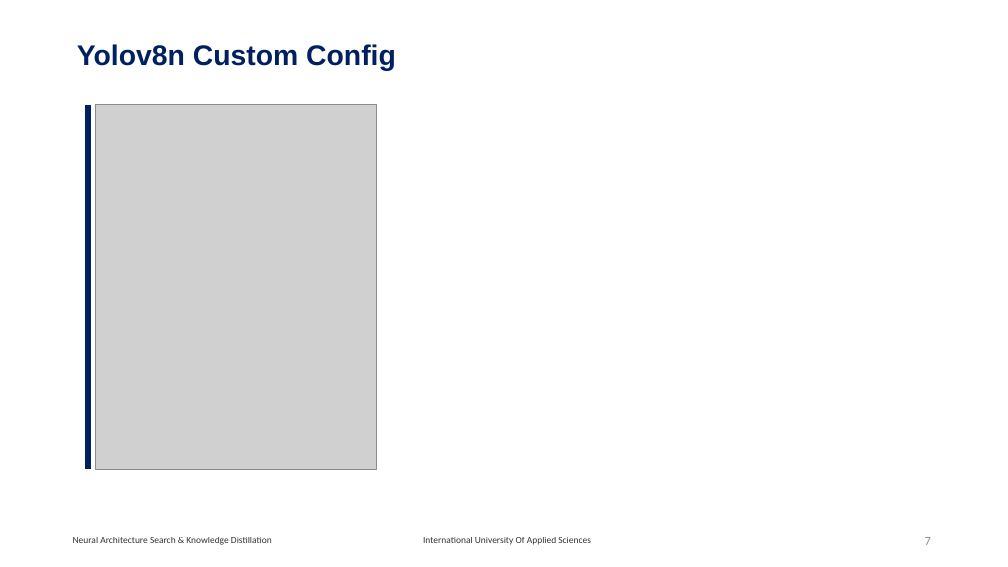
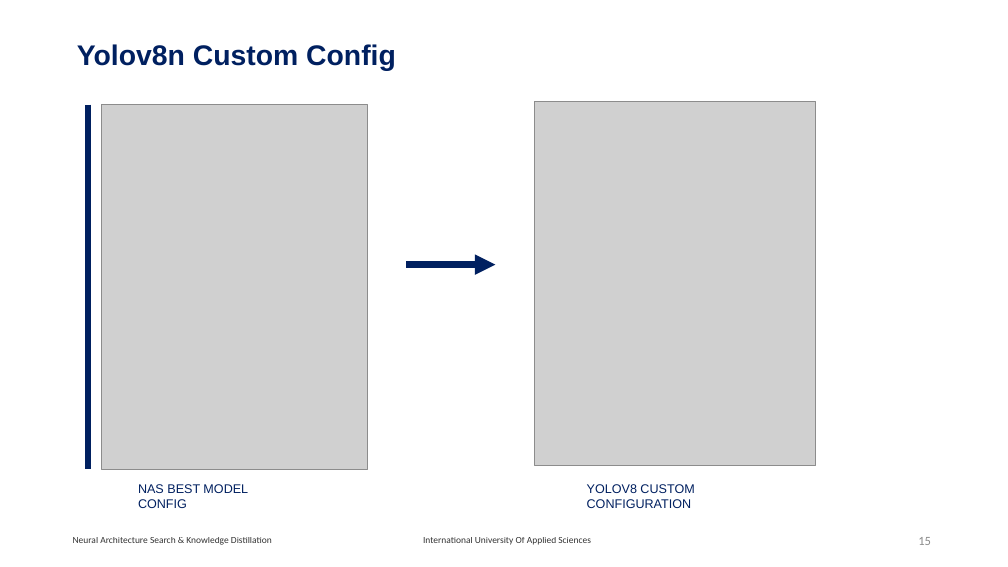
Before and after one commit to RajeshRamadas/yolov8-model-optimization, a slide deck: slide 15 of 01-Project-management/presentation/KnowledgeDistillation.pptx (slide 7 before the commit). Drawn at 1008x567 pixels with LibreOffice and Linux fonts; fonts in the diff are those of the drawing; grey boxes stand for pictures. Boxes give left, top, right and bottom in pixels: in the first picture for what was removed or moved away, otherwise in the second. Text is boxed around its words. In the diff, an @@ line names an element or a change of style, - is before the commit and + after.

```diff
--- a/01-Project-management/presentation/KnowledgeDistillation.pptx
+++ b/01-Project-management/presentation/KnowledgeDistillation.pptx
@@ picture added at (101,104,368,469) @@
@@ picture: place and size @@
-picture at (95,104,377,469)
+picture at (535,101,816,466)
@@ arrow added from (406, 265) to (495, 265), #002060 6.5 pt @@
@@ text added at (138,484,248,508), 12 pt, text #002060 @@
+NAS BEST MODEL CONFIG
@@ text added at (587,484,694,508), 12 pt, text #002060 @@
+YOLOV8 CUSTOM CONFIGURATION
@@ page number at (918,537,931,545): text changed @@
-7
+15
```
Also in this commit, not shown: 5 other slides changed, 7 slides added.
